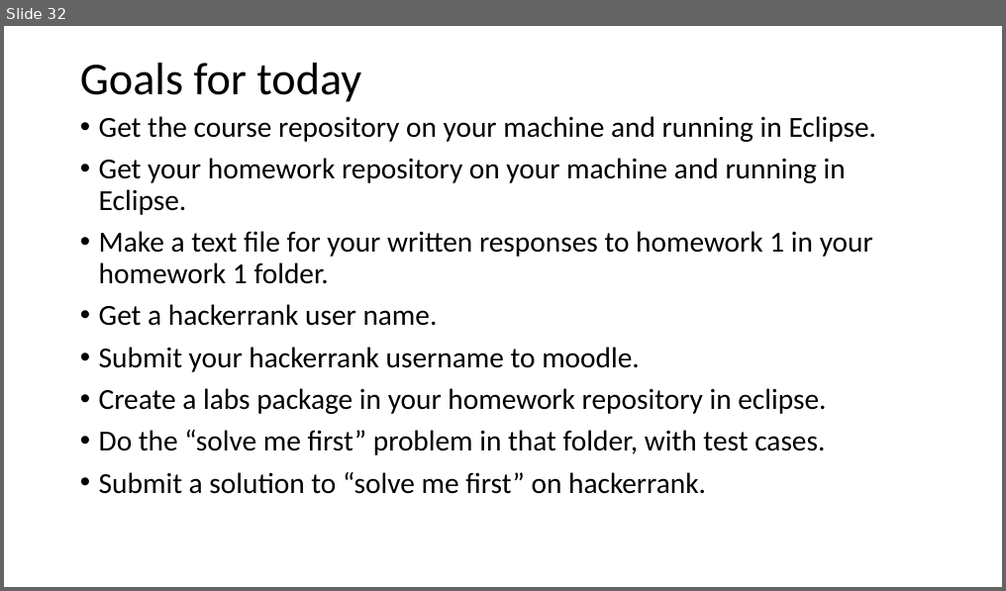
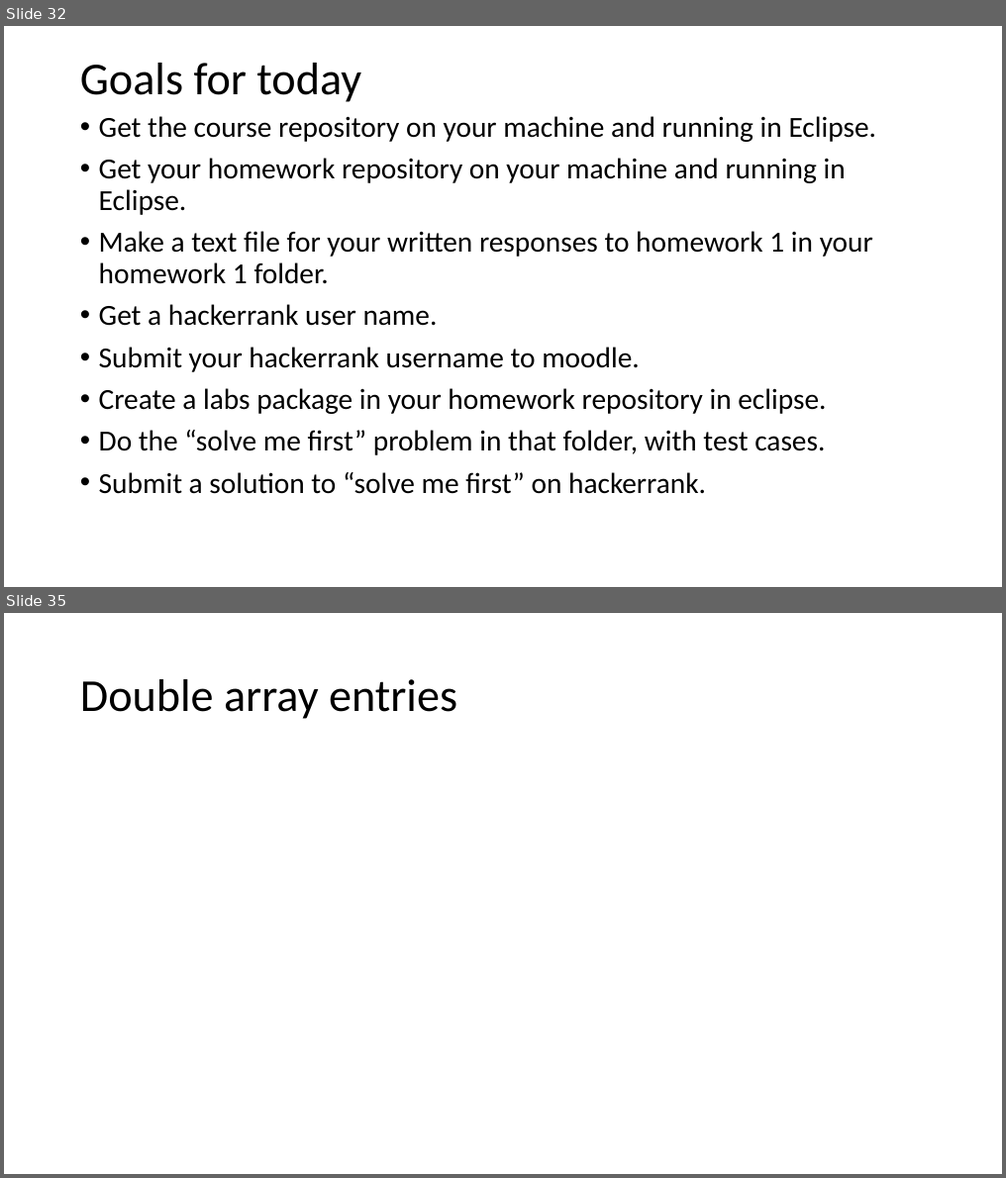
Before and after one commit to skalakm/232, a slide deck: notes.pptx. Shown one above the other, each under a label of ours: slide 32 before the commit, slides 32 and 35 after it; the slides between them are not shown. The pictures are 1006x591 and 1006x1178 pixels, drawn with LibreOffice and Linux fonts; fonts in the diff are those of the drawing. Boxes give left, top, right and bottom in pixels: in the first picture for what was removed or moved away, otherwise in the second. Text is boxed around its words. In the diff, an @@ line names an element or a change of style, - is before the commit and + after.

```diff
--- a/notes.pptx
+++ b/notes.pptx
@@ slide 35 added at (4,613,1002,1174), background #FFFFFF @@
@@ title added at (80,679,457,719), 44 pt, text #000000 @@
+Double array entries
```
Also in this commit, not shown: 9 other slides added, 1 other file.
